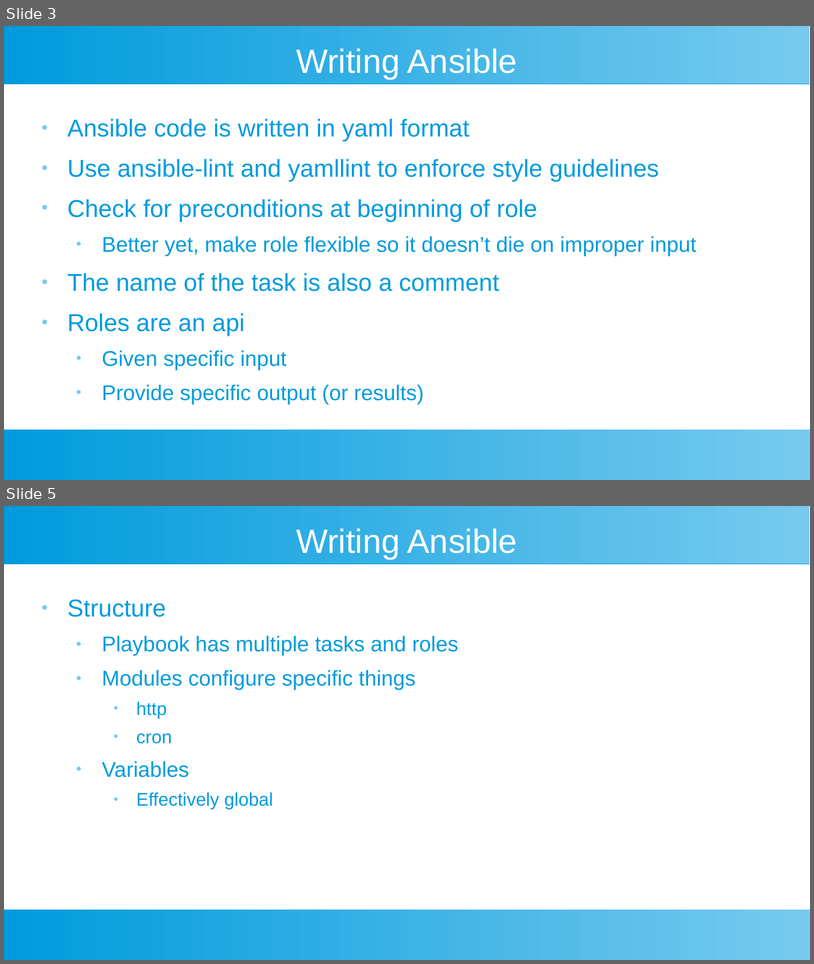
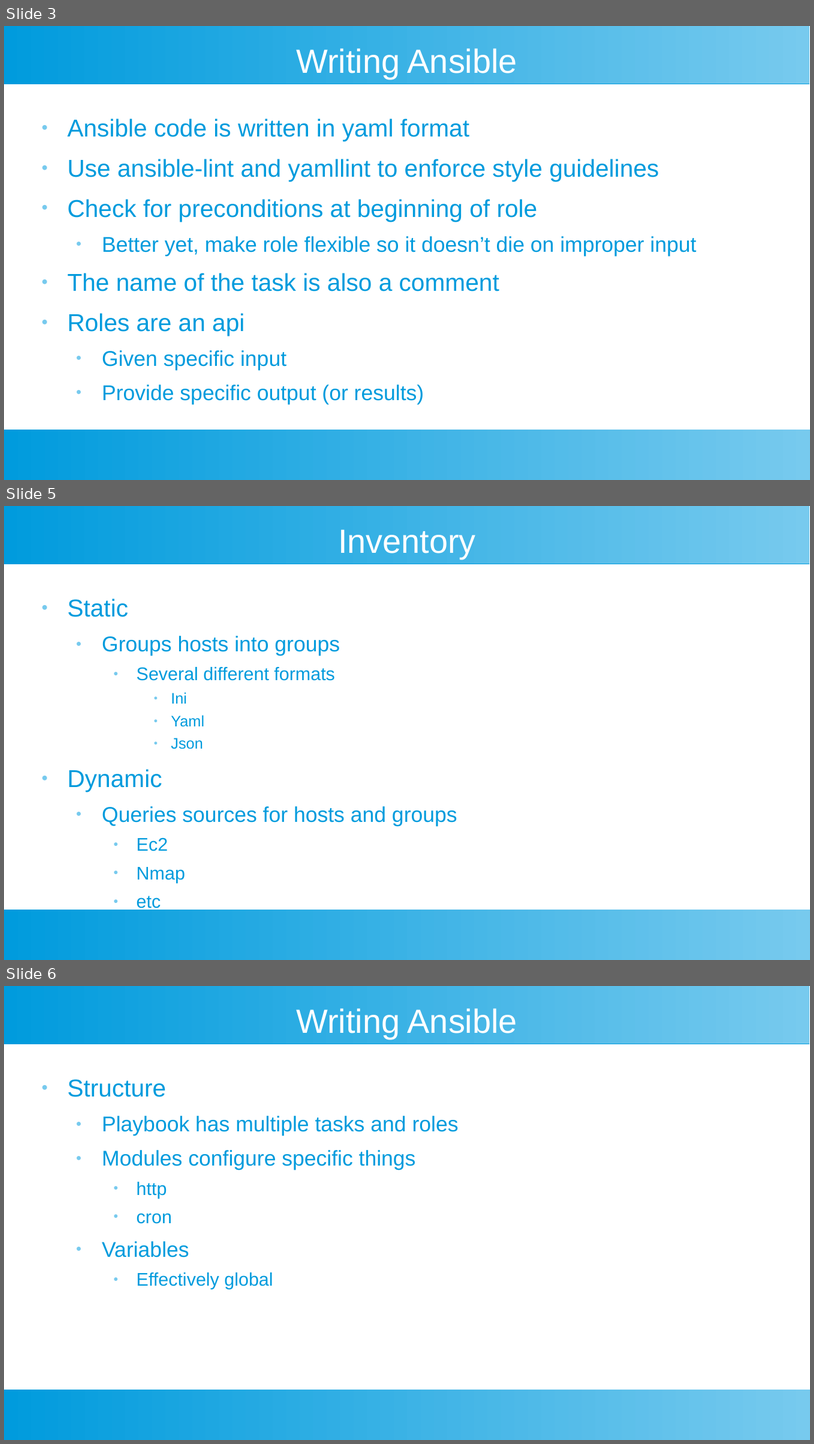
Before and after one commit to riffraff169/ansible-training, a slide deck: docs/ansible-slides.pptx. Shown one above the other, each under a label of ours: slides 3 and 5 before the commit, slides 3, 5 and 6 after it; the slides between them are not shown. The pictures are 814x964 and 814x1444 pixels, drawn with LibreOffice and Linux fonts; fonts in the diff are those of the drawing. Boxes give left, top, right and bottom in pixels: in the first picture for what was removed or moved away, otherwise in the second. Text is boxed around its words. In the diff, an @@ line names an element or a change of style, - is before the commit and + after.

```diff
--- a/docs/ansible-slides.pptx
+++ b/docs/ansible-slides.pptx
@@ slide 5 added at bbox=[4, 506, 810, 960], background #FFFFFF; not listed: 2 template elements that a slide beside it also shows @@
@@ text added at bbox=[338, 529, 476, 559], 33 pt, text #FFFFFF @@
+Inventory
@@ text added at bbox=[68, 598, 458, 883], 21 pt, text #009BDD @@
+● Static
+  ● Groups hosts into groups
+    ● Several different formats
+      ● Ini
+      ● Yaml
+      ● Json
+● Dynamic
+  ● Queries sources for hosts and groups
+    ● Ec2
+    ● Nmap
+    ● etc
@@ what was slide 5 is now slide 6 @@
```
Also in this commit, not shown: 1 slide changed, 37 other files.
